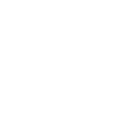
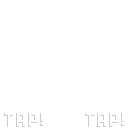
Before/after of a 128 × 128 layered artwork. What changed in the layer stack:
painted on "Layer 1" over [4, 113, 124, 127]
